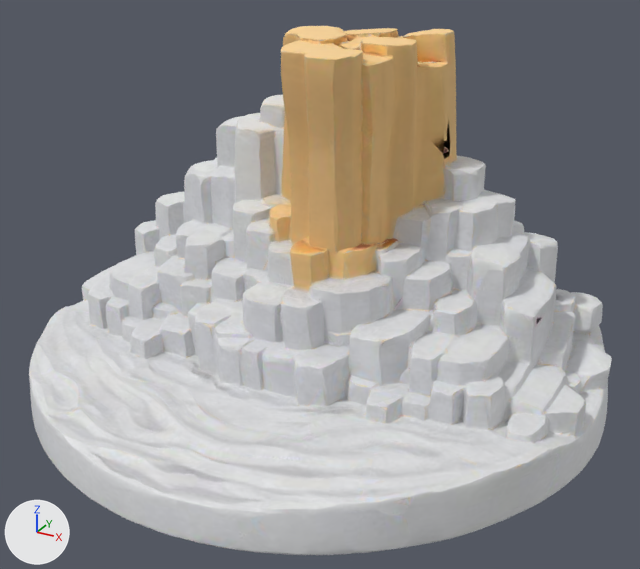
Before and after pictures for a commit that changed the glTF model public/models/mapbox/giants_causeway.glb.
Rendered twice from a camera (50 mm lens) standing at (1.29, -2.34, 0.92) and looking at (0.04, -0.08, -0.21). Every picture has the same lights, and +X, +Y and +Z are marked at lower left. The first picture is the older version. Where no turn or scale is listed for an object, it has been applied to the vertices.
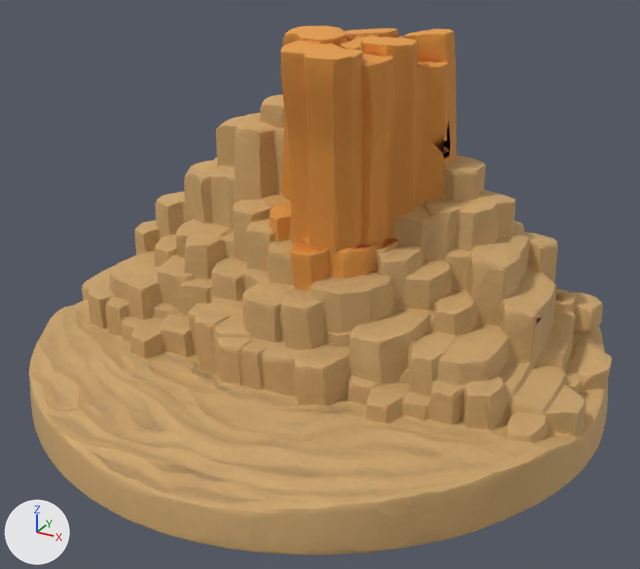
What differs and where, as boxes [x1, y1, x2, y2] in the pictures (640 x 569 px):
'Mesh_0', recoloured (white to orange): [29, 26, 612, 555] in both

What changed in the scene script:
```text
Change mat_material_0:
    add n3 = _N.new('ShaderNodeMix'); n3.name = 'Mix'
    add n3.data_type = 'RGBA'
    add n3.blend_type = 'MULTIPLY'
    add n3.inputs[0].default_value = 1.0  # 'Factor'
    add n3.inputs[7].default_value = (0.804, 0.498, 0.196, 1.0)  # 'B', beige #e8bb7a
    where n2 = _N.new('ShaderNodeTexImage'); n2.name = 'Image Texture'
    where n0 = _N.new('ShaderNodeBsdfPrincipled'); n0.name = 'Principled BSDF'
    remove _L.new(n2.outputs[0], n0.inputs[0])  # 'Color' to 'Base Color'
    add _L.new(n3.outputs[2], n0.inputs[0])  # 'Result' to 'Base Color'
    add _L.new(n2.outputs[0], n3.inputs[6])  # 'Color' to 'A'
```
